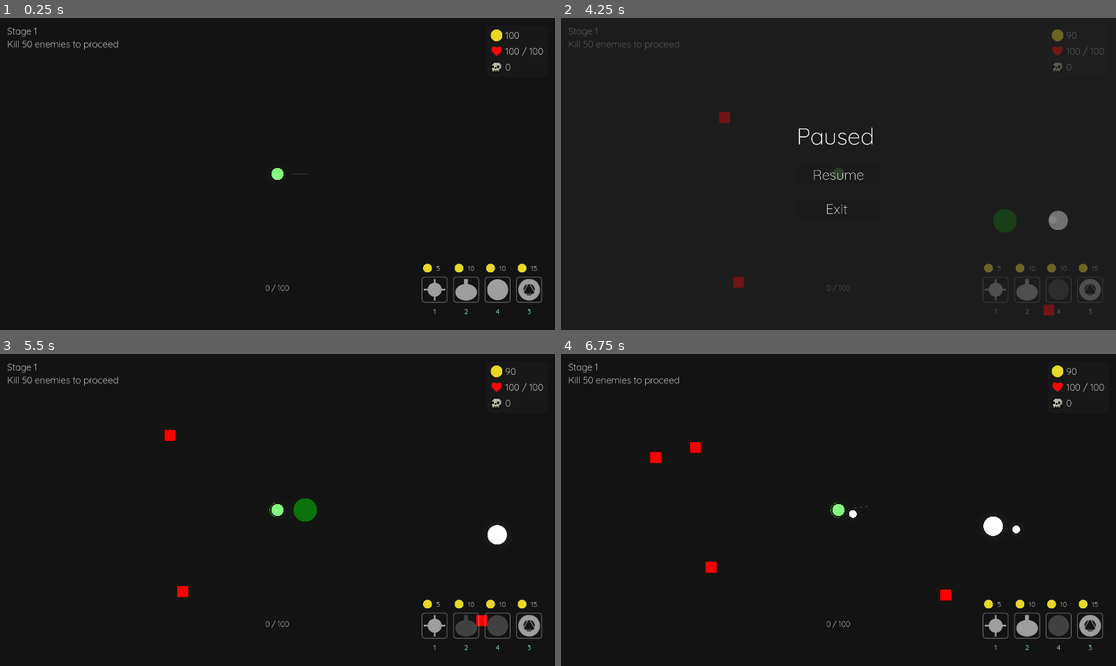
Above: before the commit, frames 1-4 (two rows, left to right).
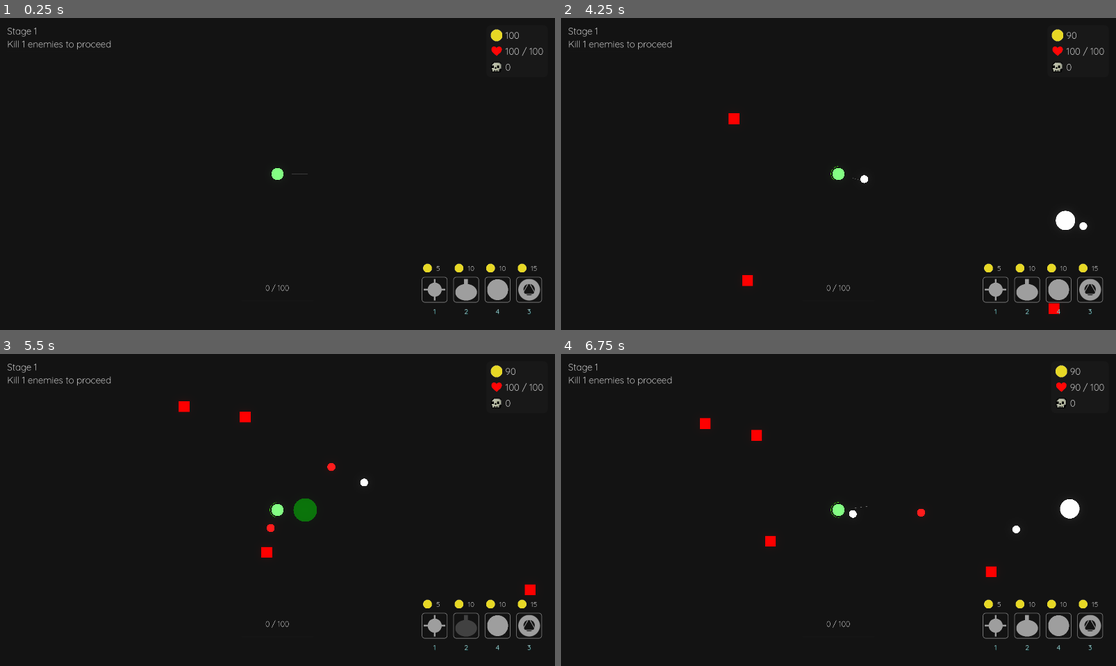
Above: after the commit, the same moments.

Repository: aiden10/towertide
Game: Godot game, scene res://Arena/arena.tscn
Same seed, same stepped clock (60 frames per second), same inputs: the game is played once before the commit and once after it.
Inputs (mouse positions are in pixels of both pictures, inside the frame that each line leads up to):
- Up to frame 1 (0.25 s): no input
- Up to frame 2 (4.25 s): tap Enter at 0.5 s; move the mouse to (960, 158) at 0.52 s; press the mouse at (960, 158) at 0.53 s; hold D (right) 0.53-1.28 s; tap 1 (place_tower1) at 0.8, 1.35 s; move the mouse to (727, 189) at 1.27 s; release the mouse at (727, 189) at 1.28 s; hold S (down) 1.28-2.03 s; click (727, 189) at 1.42 s; tap 2 (place_tower2) at 1.55, 2.1 s; move the mouse to (894, 105) at 2.02 s; hold D (right) 2.03-2.78 s; click (894, 105) at 2.17 s; tap 3 (place_tower3) at 2.3, 2.85 s; move the mouse to (810, 236) at 2.77 s; hold W (up) 2.78-3.53 s; click (810, 236) at 2.92 s; tap 4 (place_tower4) at 3.05, 3.6 s; move the mouse to (1005, 220) at 3.52 s; press the mouse at (1005, 220) at 3.53 s; hold A (left) from 3.53 s (still down); tap Escape (pause) at 4.15 s
- Up to frame 3 (5.5 s): move the mouse to (111, 463) at 4.27 s; release the mouse at (111, 463) at 4.28 s; click (111, 463) at 4.35 s; tap 1 (place_tower1) at 4.55, 5.1 s; move the mouse to (305, 510) at 5.02 s; release A (left) at 5.03 s; hold S (down) from 5.03 s (still down); click (305, 510) at 5.17 s; tap 2 (place_tower2) at 5.3 s
- Up to frame 4 (6.75 s): move the mouse to (1060, 513) at 5.77 s; release S (down) at 5.78 s; hold D (right) 5.78-6.53 s; tap 2 (place_tower2) at 5.85 s; click (1060, 513) at 5.92 s; tap 3 (place_tower3) at 6.05, 6.6 s; move the mouse to (960, 494) at 6.52 s; hold W (up) from 6.53 s (still down); click (960, 494) at 6.67 s

The runs differ from the first frame. In frame 1, 0.2% of the frame differs, in the area x 4-22%, y 7-11%; in frame 2, 2.7%, in the area x 1-98%, y 3-96%; in frame 3, 1.2%; in frame 4, 1.6%.

Commit message:
added input handler and unselect button

Diff:
--- a/Arena/arena.gd
+++ b/Arena/arena.gd
@@ -27,13 +27,6 @@
 	if GameState.door_position != Vector2.ZERO:
 		player.global_position = GameState.door_position
 	GameState.door_position = Vector2.ZERO
-
-func _unhandled_input(event: InputEvent) -> void:
-	if event is InputEventMouseButton:
-		if event.button_index == MOUSE_BUTTON_LEFT and event.pressed:
-			if GameState.selected_tower:
-				GameState.selected_tower.deselect_tower()
-				GameState.selected_tower = null
 
 func _process(delta: float) -> void:
 	check_clear_condition()
--- a/Overlay/upgrade_menu/UpgradeMenu.tscn
+++ b/Overlay/upgrade_menu/UpgradeMenu.tscn
@@ -1,9 +1,10 @@
-[gd_scene load_steps=7 format=3 uid="uid://4w1hmsky4dxm"]
+[gd_scene load_steps=8 format=3 uid="uid://4w1hmsky4dxm"]
 
 [ext_resource type="Theme" uid="uid://c6j20s0418q2g" path="res://resources/main_theme.tres" id="1_vdpxo"]
 [ext_resource type="Texture2D" uid="uid://dy3wa6verao8k" path="res://sprites/towers/cross/f1.png" id="2_678dg"]
 [ext_resource type="Script" path="res://overlay/upgrade_menu/upgrade_menu.gd" id="2_xj3u0"]
 [ext_resource type="Texture2D" uid="uid://dubu0owmc1kjs" path="res://sprites/towers/cross/f5.png" id="3_hcvc4"]
+[ext_resource type="Texture2D" uid="uid://ca4yn0y6sg2f8" path="res://sprites/x.png" id="3_o5ejc"]
 [ext_resource type="Texture2D" uid="uid://bcdrfgq3elr05" path="res://sprites/overlay/gold.png" id="4_mj6ee"]
 
 [sub_resource type="StyleBoxFlat" id="StyleBoxFlat_f8jxe"]
@@ -39,6 +40,13 @@
 [node name="VBoxContainer" type="VBoxContainer" parent="PanelContainer"]
 layout_mode = 2
 theme_override_constants/separation = 15
+
+[node name="CloseButton" type="TextureButton" parent="PanelContainer/VBoxContainer"]
+modulate = Color(1, 1, 1, 0.392157)
+layout_mode = 2
+size_flags_horizontal = 8
+mouse_default_cursor_shape = 2
+texture_normal = ExtResource("3_o5ejc")
 
 [node name="TowerName" type="Label" parent="PanelContainer/VBoxContainer"]
 layout_mode = 2
--- a/Overlay/upgrade_menu/upgrade_menu.gd
+++ b/Overlay/upgrade_menu/upgrade_menu.gd
@@ -4,6 +4,7 @@
 @onready var tower_name: Label = $PanelContainer/VBoxContainer/TowerName
 @onready var kills_label: Label = $PanelContainer/VBoxContainer/Kills
 @onready var tower_image: TextureRect = $PanelContainer/VBoxContainer/TowerImage
+@onready var close_button: TextureButton = $PanelContainer/VBoxContainer/CloseButton
 @onready var upgrade1_button: Button = $PanelContainer/VBoxContainer/Upgrade1/NextTowerContainer/Upgrade1Button
 @onready var upgrade1_image: TextureRect = $PanelContainer/VBoxContainer/Upgrade1/NextTowerContainer/Upgrade1Image
 @onready var upgrade1_price: Label = $PanelContainer/VBoxContainer/Upgrade1/PriceContainer/Upgrade1Price
@@ -16,7 +17,8 @@
 
 func _ready() -> void:
 	EventBus.tower_selected.connect(_show_upgrades)
-	EventBus.tower_deselected.connect(_hide_upgrades)
+	EventBus.unselect_pressed.connect(_hide_upgrades)
+	close_button.pressed.connect(_hide_upgrades)
 	upgrade1_button.pressed.connect(_upgrade1)
 	upgrade2_button.pressed.connect(_upgrade2)
 	upgrade3_button.pressed.connect(_upgrade3)
@@ -129,4 +131,6 @@
 		upgrade3_image.texture = tower.upgrade3_image
 
 func _hide_upgrades() -> void:
+	if GameState.selected_tower:
+		GameState.selected_tower.deselect_tower()
 	self.visible = false
--- a/Player/player.gd
+++ b/Player/player.gd
@@ -11,20 +11,17 @@
 var push_force: float = 150.0
 var shot_timer = PlayerState.firerate
 var can_shoot = true
-var placing_tower = false
-var tower_type = 0
-var valid_placement = true
 var overlapping_areas: Array[Area2D] = []
-
-signal clicked
 
 func _ready() -> void:
 	position = GameState.player_position
-	clicked.connect(shoot)
+	EventBus.clicked.connect(shoot)
 	placement_hitbox.area_entered.connect(_check_placement)
 	placement_hitbox.area_exited.connect(_on_area_exit)
 	EventBus.xp_picked_up.connect(_on_xp_pickup)
 	EventBus.gold_picked_up.connect(_on_gold_pickup)
+	EventBus.toggle_tower_selection.connect(toggle_tower_placement)
+	EventBus.unselect_pressed.connect(cancel_tower_placement)
 	regen_timer.wait_time = PlayerState.regen_cooldown
 	regen_timer.timeout.connect(_on_regen_timer_timeout)
 	regen_timer.start()
@@ -35,68 +32,56 @@
 	velocity = input_dir * PlayerState.speed
 
 	if Input.is_action_pressed("click"):
-		if not placing_tower:
-			clicked.emit(get_global_mouse_position())
+		if not GameState.placing_tower:
+			EventBus.clicked.emit(get_global_mouse_position())
 
 	if Input.is_action_just_pressed("click"):
-		if placing_tower:
-			if not valid_placement:
+		if GameState.placing_tower:
+			if not GameState.valid_placement:
 				EventBus.invalid_action.emit()
 				return
 
 			var new_tower: Tower
-			if tower_type == 1:
+			if GameState.tower_type == 1:
 				PlayerState.gold -= Towers.CROSS_COST
 				new_tower = Scenes.cross_tower_scene.instantiate()
-			elif tower_type == 2:
+			elif GameState.tower_type == 2:
 				PlayerState.gold -= Towers.SENTRY_COST
 				new_tower = Scenes.sentry_tower_scene.instantiate()
-			elif tower_type == 3:
+			elif GameState.tower_type == 3:
 				PlayerState.gold -= Towers.SPAWNER_COST
 				new_tower = Scenes.spawner_tower_scene.instantiate()
-			elif tower_type == 4:
+			elif GameState.tower_type == 4:
 				PlayerState.gold -= Towers.BLANK_COST
 				new_tower = Scenes.blank_tower_scene.instantiate()
 
 			new_tower.global_position = get_global_mouse_position()
 			EventBus.arena_spawn.emit(new_tower)
 
-			placing_tower = false
-			tower_type = 0
-			aim_indicator.visible = true
-			tower_placement_indicator.visible = false
-			EventBus.tower_placed.emit()
-			EventBus.tower1_deselected.emit()
-			EventBus.tower2_deselected.emit()
-			EventBus.tower3_deselected.emit()
-			EventBus.tower4_deselected.emit()
-
-		else:
-			clicked.emit(get_global_mouse_position())
-
-	if Input.is_action_just_pressed("place_tower1"):
-		toggle_tower_placement(1, Towers.CROSS_COST, EventBus.tower1_selected, EventBus.tower1_deselected)
-	elif Input.is_action_just_pressed("place_tower2"):
-		toggle_tower_placement(2, Towers.SENTRY_COST, EventBus.tower2_selected, EventBus.tower2_deselected)
-	elif Input.is_action_just_pressed("place_tower3"):
-		toggle_tower_placement(3, Towers.SPAWNER_COST, EventBus.tower3_selected, EventBus.tower3_deselected)
-	elif Input.is_action_just_pressed("place_tower4"):
-		toggle_tower_placement(4, Towers.BLANK_COST, EventBus.tower4_selected, EventBus.tower4_deselected)
+			EventBus.unselect_pressed.emit()
+		else:
+			EventBus.clicked.emit(get_global_mouse_position())
+
+func cancel_tower_placement() -> void:
+	EventBus.tower1_deselected.emit()
+	EventBus.tower2_deselected.emit()
+	EventBus.tower3_deselected.emit()
+	EventBus.tower4_deselected.emit()
+	GameState.tower_type = 0
+	aim_indicator.visible = true
+	tower_placement_indicator.visible = false
+	GameState.placing_tower = false
 
 func toggle_tower_placement(tower_id: int, cost: int, select_event, deselect_event):
 	if PlayerState.gold >= cost:
-		if tower_type == tower_id:
-			deselect_event.emit()
-			tower_type = 0
-			aim_indicator.visible = true
-			tower_placement_indicator.visible = false
-			placing_tower = false
+		if GameState.tower_type == tower_id:
+			cancel_tower_placement()
 		else:
 			select_event.emit()
-			tower_type = tower_id
+			GameState.tower_type = tower_id
 			tower_placement_indicator.visible = true
 			aim_indicator.visible = false
-			placing_tower = true
+			GameState.placing_tower = true
 	else:
 		EventBus.invalid_action.emit()
 
@@ -128,9 +113,9 @@
 
 	check_door()
 
-	if placing_tower:
+	if GameState.placing_tower:
 		tower_placement_indicator.position = to_local(get_global_mouse_position())
-		if valid_placement:
+		if GameState.valid_placement:
 			tower_placement_indicator.modulate = Color(0, 2, 0, 0.3)
 		else:
 			tower_placement_indicator.modulate = Color(2, 0, 0, 0.3)
@@ -184,7 +169,7 @@
 
 func _update_placement_validity() -> void:
 	# Start with assumption that placement is valid
-	valid_placement = true
+	GameState.valid_placement = true
 
 	# Check all currently overlapping areas
 	for area in overlapping_areas:
@@ -196,11 +181,11 @@
 		and not area.is_in_group("Projectiles")
 		and not area.is_in_group("DetectionRadius")
 		):
-			valid_placement = false
+			GameState.valid_placement = false
 			break
 
 func shoot(mouse_position: Vector2):
-	if can_shoot and not placing_tower:
+	if can_shoot and not GameState.placing_tower:
 		var bullet = Scenes.player_projectile_scene.instantiate()
 		GameState.player_projectiles[bullet] = 1
 		bullet.position = position
--- a/autoloads/event_bus.gd
+++ b/autoloads/event_bus.gd
@@ -1,4 +1,6 @@
 extends Node
+
+signal clicked(mouse_position)
 
 signal pause_game
 signal unpause_game
@@ -35,6 +37,8 @@
 signal tower3_deselected
 signal tower4_selected
 signal tower4_deselected
+signal toggle_tower_selection(tower_id: int, cost: int, select_event, deselect_event)
+signal unselect_pressed
 
 signal minion_died
 signal enemy_dead
--- a/autoloads/game_constants.gd
+++ b/autoloads/game_constants.gd
@@ -1,13 +1,12 @@
 extends Node
 
 const DEFAULT_STAGE: int = 1
-const DEFAULT_CLEAR_CONDITION: int = 50
+const DEFAULT_CLEAR_CONDITION: int = 1
 const DEFAULT_DOOR_POSITION: Vector2 = Vector2.ZERO
 const DEFAULT_PLAYER_POSITION: Vector2 = Vector2.ZERO
 const DEFAULT_XP_COUNT: int = 0
 const DEFAULT_GOLD_COUNT: int = 0
 const DEFAULT_ENEMIES_KILLED_THIS_STAGE: int = 0
-const DEFAULT_ALLOCATE_MENU_UP: bool = false
 const DEFAULT_ENEMIES_SPAWNING: int = 1
 const DEFAULT_LEVEL_CLEARED: bool = false
 
--- /dev/null
+++ b/autoloads/input_handler.gd
@@ -0,0 +1,17 @@
+extends Node
+
+func _unhandled_input(event: InputEvent) -> void:
+	if Input.is_action_just_pressed("cancel"):
+		EventBus.unselect_pressed.emit()
+		if GameState.selected_tower:
+			GameState.selected_tower.deselect_tower()
+			GameState.selected_tower = null
+
+	if Input.is_action_just_pressed("place_tower1"):
+		EventBus.toggle_tower_selection.emit(1, Towers.CROSS_COST, EventBus.tower1_selected, EventBus.tower1_deselected)
+	elif Input.is_action_just_pressed("place_tower2"):
+		EventBus.toggle_tower_selection.emit(2, Towers.SENTRY_COST, EventBus.tower2_selected, EventBus.tower2_deselected)
+	elif Input.is_action_just_pressed("place_tower3"):
+		EventBus.toggle_tower_selection.emit(3, Towers.SPAWNER_COST, EventBus.tower3_selected, EventBus.tower3_deselected)
+	elif Input.is_action_just_pressed("place_tower4"):
+		EventBus.toggle_tower_selection.emit(4, Towers.BLANK_COST, EventBus.tower4_selected, EventBus.tower4_deselected)
--- a/autoloads/utils.gd
+++ b/autoloads/utils.gd
@@ -38,7 +38,7 @@
 	GameState.xp_count = GameConstants.DEFAULT_XP_COUNT
 	GameState.gold_count = GameConstants.DEFAULT_GOLD_COUNT
 	GameState.enemies_killed_this_stage = GameConstants.DEFAULT_ENEMIES_KILLED_THIS_STAGE
-	GameState.allocate_menu_up = GameConstants.DEFAULT_ALLOCATE_MENU_UP
+	GameState.allocate_menu_up = false
 	GameState.enemies_spawning = GameConstants.DEFAULT_ENEMIES_SPAWNING
 	GameState.level_cleared = GameConstants.DEFAULT_LEVEL_CLEARED
 	GameState.player_projectiles.clear()
--- a/menus/pause/pause_menu.gd
+++ b/menus/pause/pause_menu.gd
@@ -17,7 +17,7 @@
 			_on_pause_pressed()
 
 func _on_pause_pressed() -> void:
-	if not GameState.allocate_menu_up:
+	if not GameState.allocate_menu_up and not GameState.selected_tower and not GameState.placing_tower:
 		canvas.visible = true
 		EventBus.pause_game.emit()
 
--- a/project.godot
+++ b/project.godot
@@ -30,6 +30,7 @@
 SoundManager="*res://autoloads/sound_manager.gd"
 TowerManager="*res://autoloads/tower_manager.gd"
 SceneManager="*res://autoloads/scene_manager.gd"
+InputHandler="*res://autoloads/input_handler.gd"
 
 [display]
 
@@ -101,6 +102,11 @@
 "events": [Object(InputEventKey,"resource_local_to_scene":false,"resource_name":"","device":-1,"window_id":0,"alt_press …(191 unchanged characters)…
 ]
 }
+cancel={
+"deadzone": 0.5,
+"events": [Object(InputEventKey,"resource_local_to_scene":false,"resource_name":"","device":-1,"window_id":0,"alt_pressed":false,"shift_pressed":false,"ctrl_pressed":false,"meta_pressed":false,"pressed":false,"keycode":0,"physical_keycode":4194305,"key_label":0,"unicode":0,"location":0,"echo":false,"script":null)
+]
+}
 
 [rendering]
 
--- a/states/game_state.gd
+++ b/states/game_state.gd
@@ -9,9 +9,12 @@
 var xp_count: int = GameConstants.DEFAULT_XP_COUNT
 var gold_count: int = GameConstants.DEFAULT_GOLD_COUNT
 var enemies_killed_this_stage: int = GameConstants.DEFAULT_ENEMIES_KILLED_THIS_STAGE
-var allocate_menu_up: bool = GameConstants.DEFAULT_ALLOCATE_MENU_UP
+var allocate_menu_up: bool = false
 var enemies_spawning: int = GameConstants.DEFAULT_ENEMIES_SPAWNING
 var level_cleared: bool = GameConstants.DEFAULT_LEVEL_CLEARED
+var placing_tower: bool = false
+var valid_placement: bool = false
+var tower_type: int = 0
 
 ## Floor Max Values
 const FLOOR_MAX_XP: int = GameConstants.FLOOR_MAX_XP
--- a/towers/blank/defense/PylonTower.tscn
+++ b/towers/blank/defense/PylonTower.tscn
@@ -9,7 +9,7 @@
 [sub_resource type="CircleShape2D" id="CircleShape2D_x10ol"]
 radius = 156.208
 
-[node name="PylonTower" type="Area2D" groups=["Pylons"]]
+[node name="PylonTower" type="Area2D" groups=["Pylons", "Towers"]]
 script = ExtResource("1_kiltx")
 
 [node name="SelectHitbox" type="CollisionShape2D" parent="."]
--- a/towers/blank/defense/pylon_tower.gd
+++ b/towers/blank/defense/pylon_tower.gd
@@ -4,13 +4,15 @@
 var can_hit: bool = true
 var connections = []
 
-func _ready() -> void:
+func _init() -> void:
 	tower_name = Towers.PYLON_NAME
 	cost = Towers.PYLON_COST
 	cooldown = Towers.PYLON_COOLDOWN
 	shot_timer = cooldown
 	image = Towers.PYLON_IMAGE
 	scene_path = Towers.PYLON_SCENE_PATH
+
+func _ready() -> void:
 	connect_radius.area_entered.connect(connect_radius_entered)
 
 func connect_radius_entered(area: Area2D) -> void:
--- a/towers/tower.gd
+++ b/towers/tower.gd
@@ -66,6 +66,5 @@
 	$Sprite.modulate = Color8(255, 500, 255, 100)
 
 func deselect_tower() -> void:
-	EventBus.tower_deselected.emit()
 	$Sprite.modulate = Color8(255, 255, 255, 255)
 	GameState.selected_tower = null
Binary file added: sprites/x.png
Not shown, added: sprites/x.png.import
